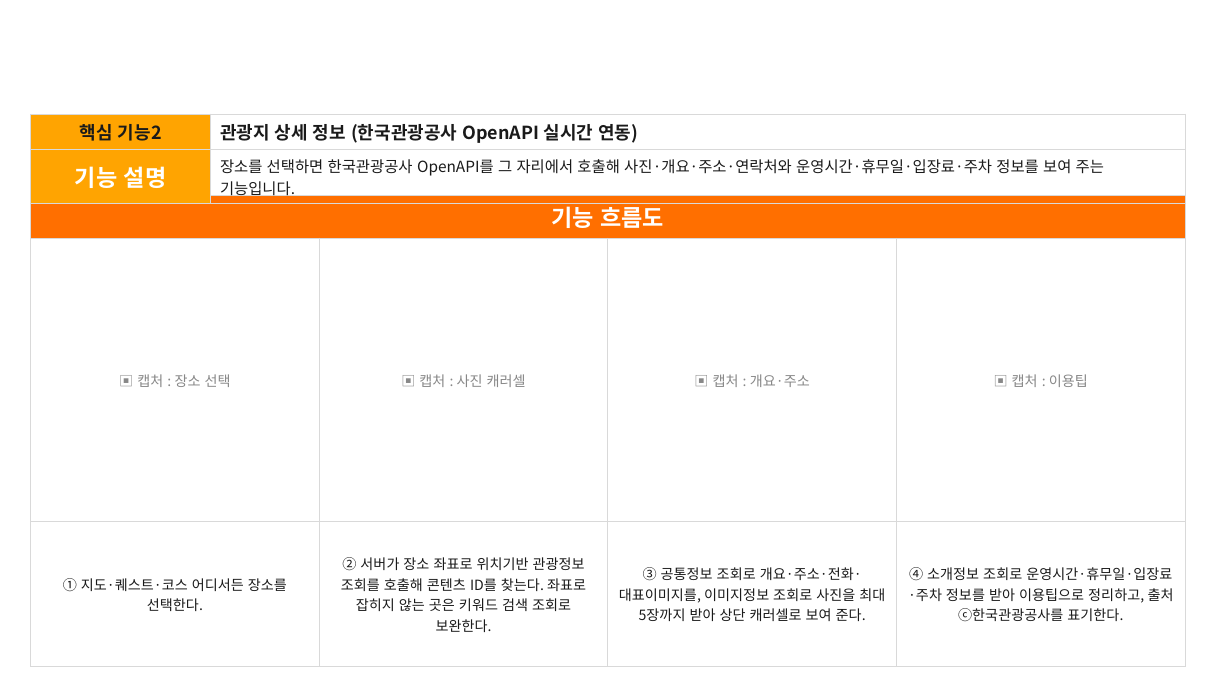
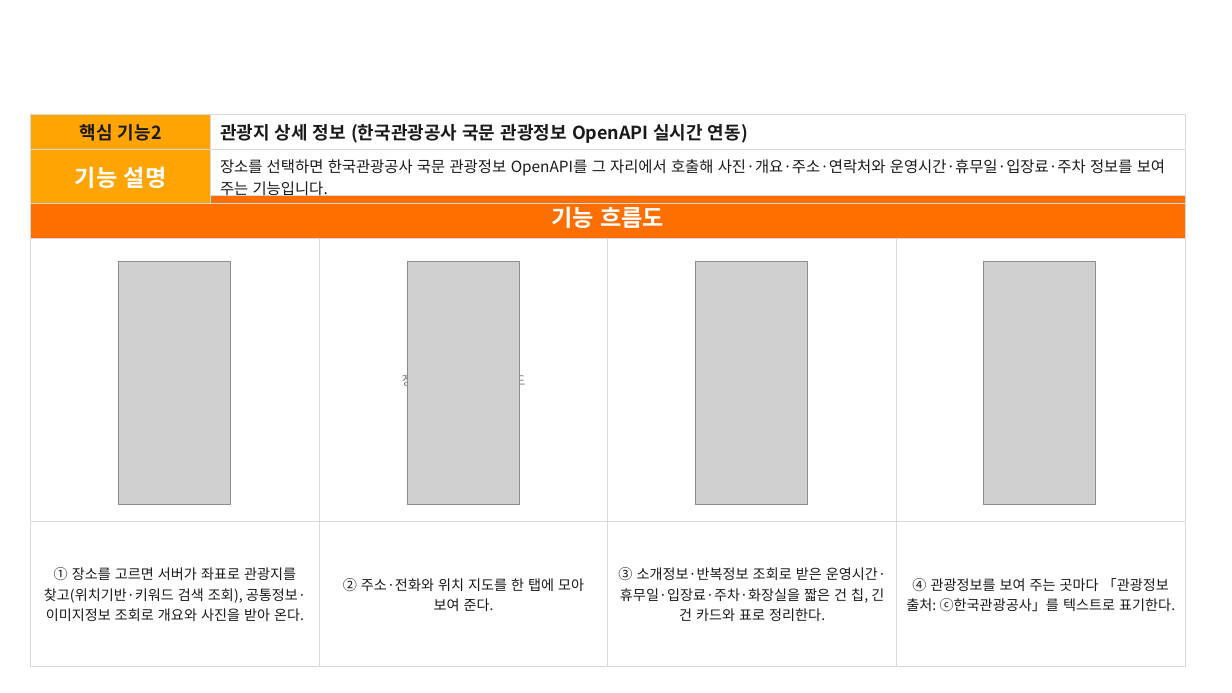
Before and after one commit to keepdev0919/Final-Project, a slide deck: slide 7 of docs/관광데이터 개발 공모전/놀멍봅서_기능설명서.pptx. Drawn at 1232x693 pixels with LibreOffice and Linux fonts; fonts in the diff are those of the drawing; grey boxes stand for pictures; background and template pictures are left out. Boxes give left, top, right and bottom in pixels: in the first picture for what was removed or moved away, otherwise in the second. Text is boxed around its words. In the diff, an @@ line names an element or a change of style, - is before the commit and + after.

Commit message:
docs(공모전): 기능설명서를 출시 화면으로 채우고 캡처 v2 추가
- 놀멍봅서_기능설명서.pptx 에 실제 서버 데이터가 담긴 화면을 넣었다
- 캡처_v2: PLAY 미션·발견·이야기·완주, 장소 상세 이용정보·출처, 내 코스,
  지도(전체·권역 이동·준비 중 핀), 무장애 타일, 주변 시설 출처
- 같은 내용의 옛 사본 nolmeongbopseo_function_spec.pptx 와 기능설명서_초안.md 삭제

```diff
--- a/docs/관광데이터 개발 공모전/놀멍봅서_기능설명서.pptx
+++ b/docs/관광데이터 개발 공모전/놀멍봅서_기능설명서.pptx
@@ table at (30, 115, 1186, 203) @@
-row 1, column 2: 관광지 상세 정보 (한국관광공사 OpenAPI 실시간 연동)
+row 1, column 2: 관광지 상세 정보 (한국관광공사 국문 관광정보 OpenAPI 실시간 연동)
-row 2, column 2: 장소를 선택하면 한국관광공사 OpenAPI를 그 자리에서 호출해 사진·개요·주소·연락처와 운영시간·휴무일·입장료·주차 정보를 보여 주는 기능입니다.
+row 2, column 2: 장소를 선택하면 한국관광공사 국문 관광정보 OpenAPI를 그 자리에서 호출해 사진·개요·주소·연락처와 운영시간·휴무일·입장료·주차 정보를 보여 주는 기능입니다.
@@ table at (30, 195, 1184, 661) @@
-row 2: ▣ 캡처 : 장소 선택 | ▣ 캡처 : 사진 캐러셀 | ▣ 캡처 : 개요·주소 | ▣ 캡처 : 이용팁
+row 2: 소개글 — 사진·개요 | 장소 정보 — 주소·지도 | 이용 정보 | 출처 표기
-row 3: ① 지도·퀘스트·코스 어디서든 장소를 선택한다. | ② 서버가 장소 좌표로 위치기반 관광정보 조회를 호출해 콘텐츠 ID를 찾는다. 좌표로 잡히지 않는 곳은 키워드 검색 조회로 보완한다. | ③ 공통정보 조회로 개요·주소·전화·대표이미지를, 이미지정보 조회로 사진을 최대 5장까지 받아 상단 캐러셀로 보여 준다. | ④ 소개정보 조회로 운영시간·휴무일·입장료·주차 정보를 받아 이용팁으로 정리하고, 출처 ⓒ한국관광공사를 표기한다.
+row 3: ① 장소를 고르면 서버가 좌표로 관광지를 찾고(위치기반·키워드 검색 조회), 공통정보·이미지정보 조회로 개요와 사진을 받아 온다. | ② 주소·전화와 위치 지도를 한 탭에 모아 보여 준다. | ③ 소개정보·반복정보 조회로 받은 운영시간·휴무일·입장료·주차·화장실을 짧은 건 칩, 긴 건 카드와 표로 정리한다. | ④ 관광정보를 보여 주는 곳마다 「관광정보 출처: ⓒ한국관광공사」를 텍스트로 표기한다.
@@ picture added at (118, 262, 230, 505) @@
@@ picture added at (408, 262, 519, 505) @@
@@ picture added at (696, 262, 808, 505) @@
@@ picture added at (983, 262, 1095, 505) @@
```
Also in this commit, not shown: 12 other slides changed, 14 other files.
